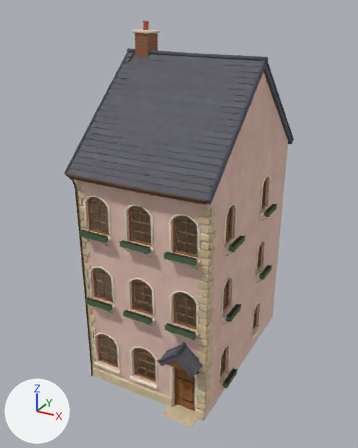
What one commit did to the Blender file assets/models/source/houses/storybook/StraightEnd_Outer1.blend.
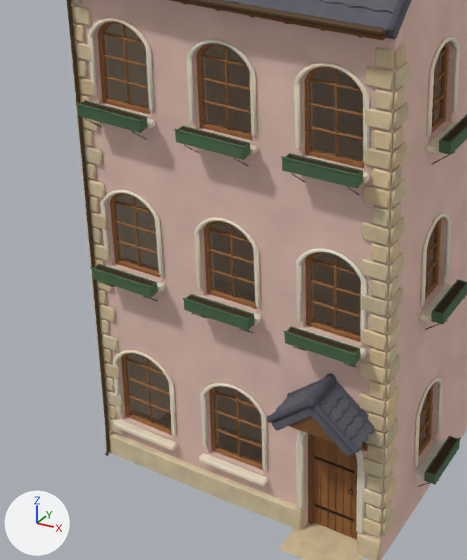
The first picture shows the older version from a 50 mm lens placed at (8.96, -13.37, 14.79), pointed at (-0.22, 3.33, 6.44). The close-ups show the older and then the newer version on the part from 13% to 67% of the width and 42% to 94% of the height of that picture. Only the edits that show in the close-ups are written down. Arrows for +X, +Y and +Z are at lower left; the lights stay in place.

The first close-up shows 'Dach Ziegelreihen', 'Dachrinne und Fallrohr', 'Ecksteine', 'Fassade', 'Fenster 3 Glas', 'Fenster 4 Glas', 'Fenster 5 Glas', 'Fenster 6 Glas', 'Fenster 7 Glas', 'Haustür Bretter', 'Seitenwand rechts', 'Sockel' and 59 more.
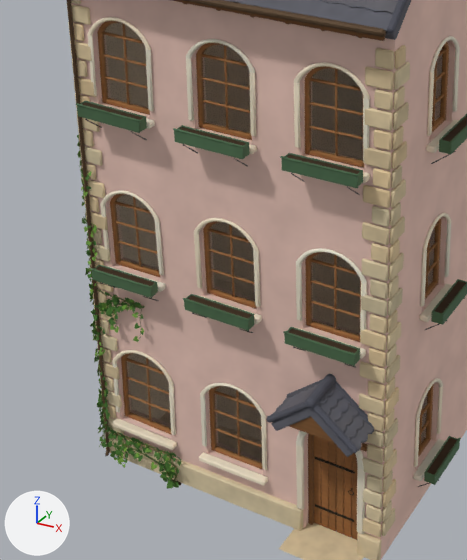
Changed parts and their boxes [x1, y1, x2, y2] in the close-ups (467 x 560 px):
'ivy', added
    after: [77, 135, 181, 489]
'ivy_young', added
    after: [77, 141, 176, 478]
'stem', added
    after: [78, 138, 183, 483]
'soil', added
    after: [173, 480, 182, 487]

Edits to the bpy script that builds the scene:
```text
Add mat_blatt_efeu_jung_frisch:
    mat_blatt_efeu_jung_frisch = bpy.data.materials.new('Blatt Efeu jung frisch')
    # nodes: Attribute, BsdfPrincipled, Bump, HueSaturation, MapRange, MixRGB, OutputMaterial, RGB, TexCoord, TexNoise
    # colours: green #6b9438
Add mat_blatt_efeu_frisch:
    mat_blatt_efeu_frisch = bpy.data.materials.new('Blatt Efeu frisch')
    # nodes: Attribute, BsdfPrincipled, Bump, HueSaturation, MapRange, MixRGB, OutputMaterial, RGB, TexCoord, TexNoise
    # colours: dark green #426b29
Add mat_stiel_frisch:
    mat_stiel_frisch = bpy.data.materials.new('Stiel frisch')
    # nodes: Attribute, BsdfPrincipled, Bump, HueSaturation, MapRange, MixRGB, OutputMaterial, RGB, TexCoord, TexNoise
    # colours: dark yellow #666b38
Add me_ivy_young:
    me_ivy_young.from_pydata(...)  # 3523 vertices, 5962 faces; spans x -3.03..-1.11, y -0.29..0.91, z -0.07..6.22
    me_ivy_young.polygons.foreach_set('use_smooth', [True] * 5962)
    me_ivy_young.materials.append(mat_blatt_efeu_jung_frisch)
Add me_ivy:
    me_ivy.from_pydata(...)  # 7007 vertices, 11858 faces; spans x -3.03..-1.0, y -0.29..0.93, z -0.04..6.31
    me_ivy.polygons.foreach_set('use_smooth', [True] * 11858)
    me_ivy.materials.append(mat_blatt_efeu_frisch)
Add me_stem:
    me_stem.from_pydata(...)  # 16828 vertices, 15822 faces; spans x -2.97..-1.03, y -0.24..0.86, z -0.01..6.26
    me_stem.polygons.foreach_set('use_smooth', [True] * 15822)
    me_stem.materials.append(mat_stiel_frisch)
Add me_soil:
    me_soil.from_pydata(...)  # 42 vertices, 80 faces; spans x -1.289..-1.076, y -0.225..0.01, z -0.026..0.029
    me_soil.polygons.foreach_set('use_smooth', [True] * 80)
    me_soil.materials.append(mat_erde)
Add ob_ivy_young:
    ob_ivy_young = bpy.data.objects.new('ivy_young', me_ivy_young)
    ob_ivy_young.location = (0.0, 0.0, 0.0)
Add ob_ivy:
    ob_ivy = bpy.data.objects.new('ivy', me_ivy)
    ob_ivy.location = (0.0, 0.0, 0.0)
Add ob_stem:
    ob_stem = bpy.data.objects.new('stem', me_stem)
    ob_stem.location = (0.0, 0.0, 0.0)
Add ob_soil:
    ob_soil = bpy.data.objects.new('soil', me_soil)
    ob_soil.location = (0.0, 0.0, 0.0)
```
